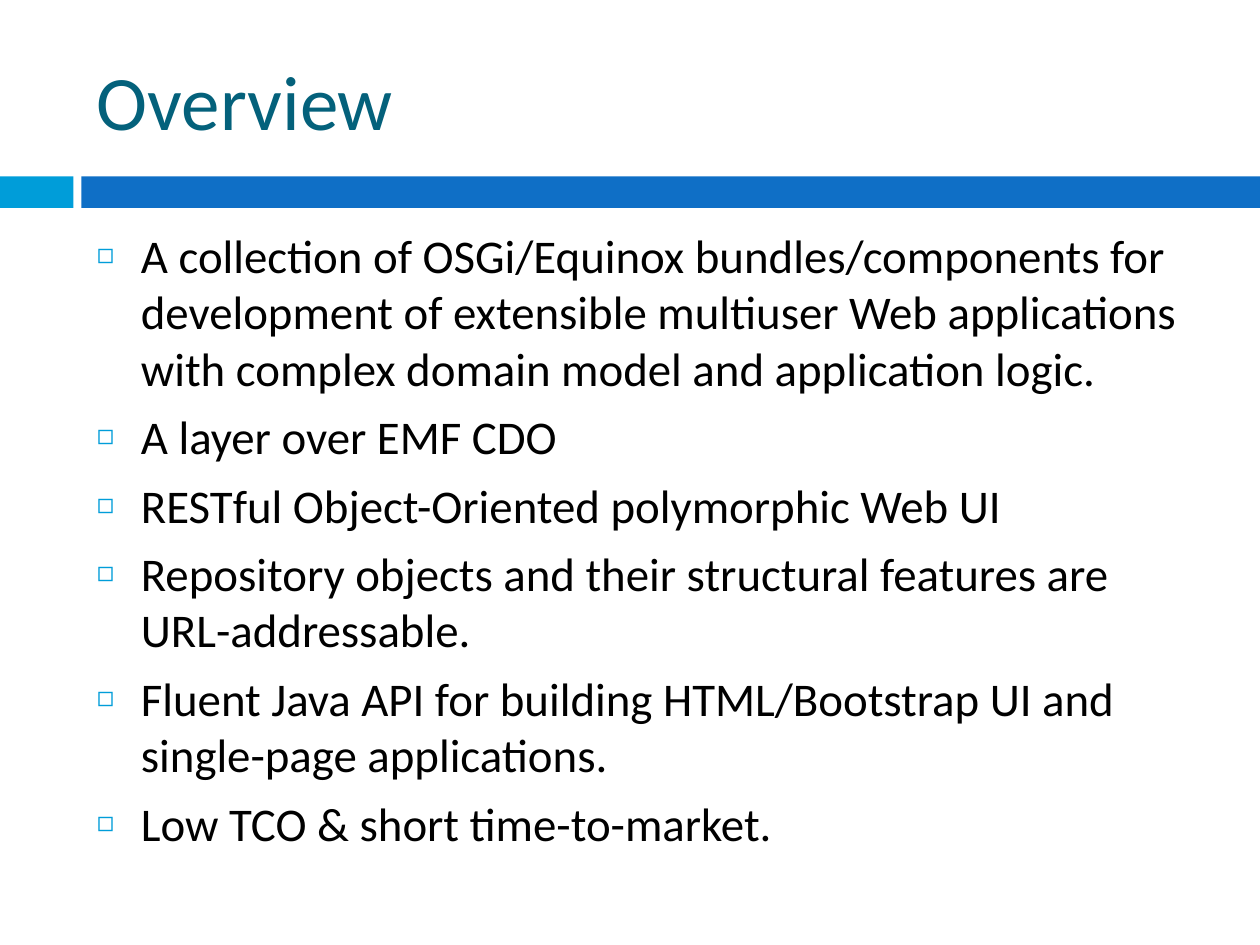
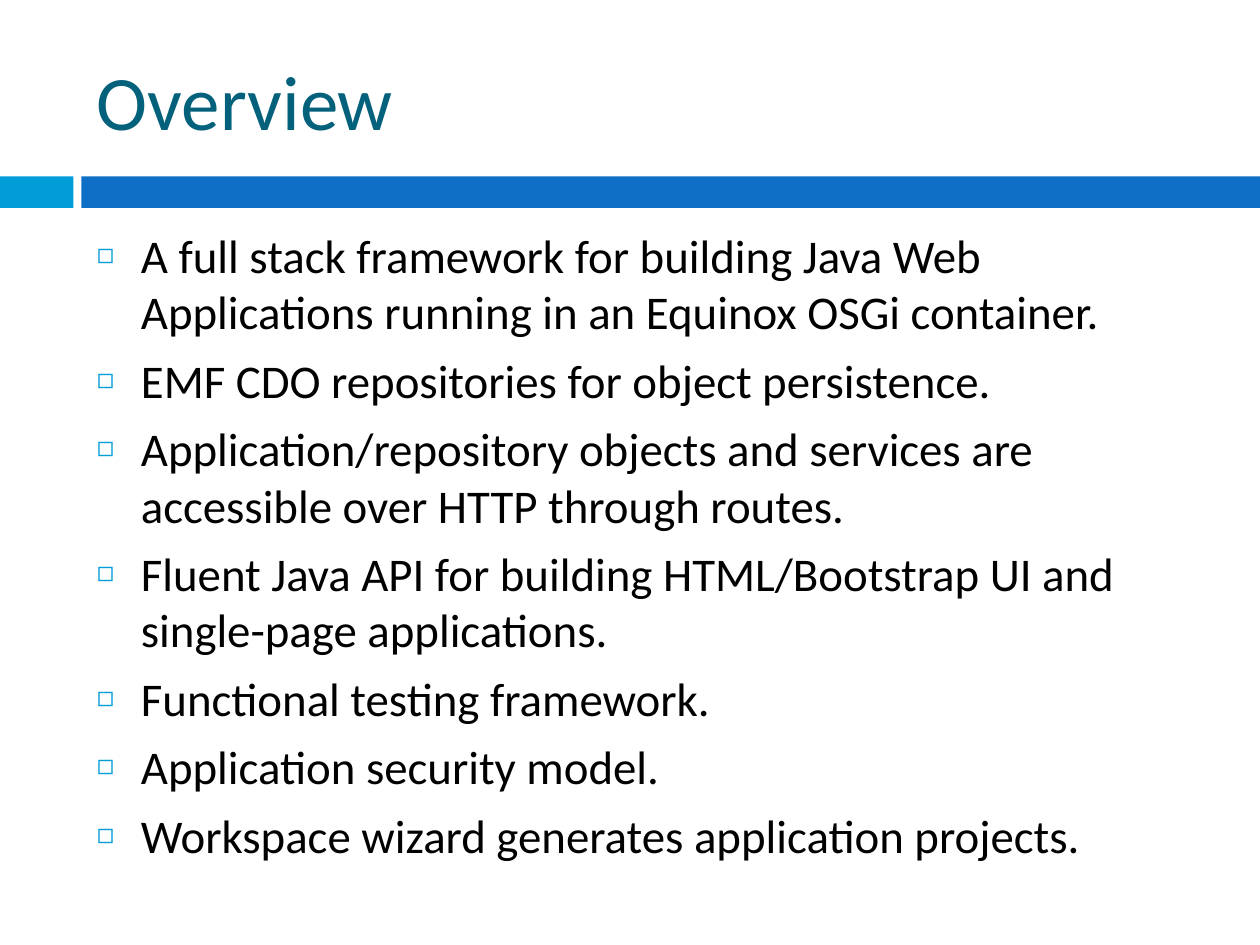
Before and after one commit to Nasdanika/server, a slide deck: slide 2 of Nasdanika Foundation Server.pptx. Drawn at 1260x945 pixels with LibreOffice and Linux fonts; fonts in the diff are those of the drawing. Boxes give left, top, right and bottom in pixels: in the first picture for what was removed or moved away, otherwise in the second. Text is boxed around its words. In the diff, an @@ line names an element or a change of style, - is before the commit and + after.

```diff
--- a/Nasdanika Foundation Server.pptx
+++ b/Nasdanika Foundation Server.pptx
@@ text at bbox=[141, 240, 1099, 531]: text changed @@
-◻ A collection of OSGi/Equinox bundles/components for development of extensible multiuser Web applications with complex domain model and application logic.
-◻ A layer over EMF CDO
-◻ RESTful Object-Oriented polymorphic Web UI
-◻ Repository objects and their structural features are URL-addressable.
+◻ A full stack framework for building Java Web Applications running in an Equinox OSGi container.
+◻ EMF CDO repositories for object persistence.
+◻ Application/repository objects and services are accessible over HTTP through routes.
@@ text at bbox=[141, 683, 1079, 861]: text changed @@
-◻ Low TCO & short time-to-market.
+◻ Functional testing framework.
+◻ Application security model.
+◻ Workspace wizard generates application projects.
```
Also in this commit, not shown: 2 other slides changed, 15 slides added, 41 slides removed, 2 other files.
